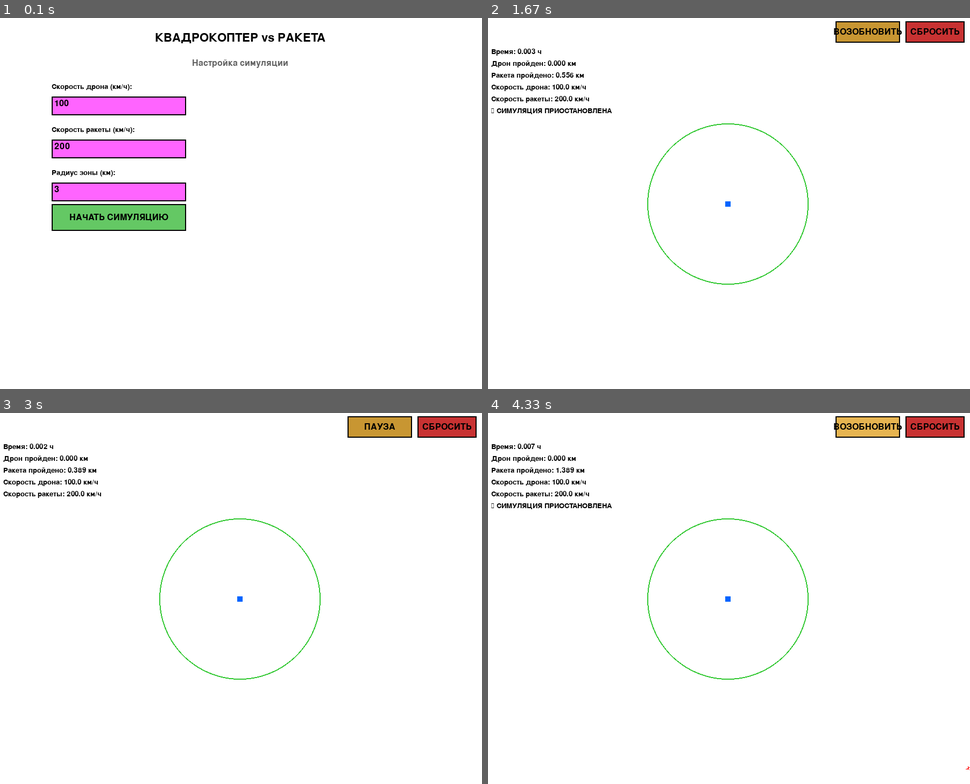
Above: before the commit, frames 1-4 (two rows, left to right).
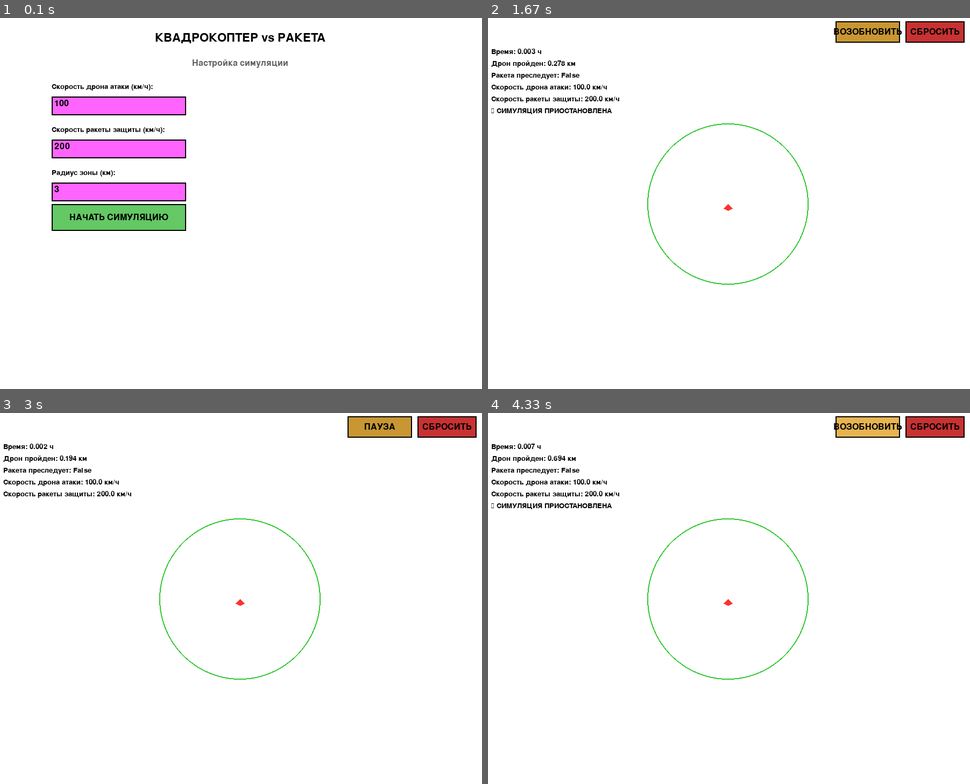
Above: after the commit, the same moments.

Repository: Scykorr/sokolov_pygame_bpla
Game: pygame game, started from main.py
Two runs of this game, one before a commit and one after it. Both use one fixed random seed, a clock stepped at 60 frames per second and the inputs below.
Inputs (mouse positions are in pixels of both pictures, inside the frame that each line leads up to):
- Up to frame 1 (0.1 s): no input
- Up to frame 2 (1.67 s): click "НАЧАТЬ СИМУЛЯЦИЮ" at 0.38 s; click "ПАУЗА" at 0.72 s; click (579, 147) at 1.05 s
- Up to frame 3 (3 s): click "СБРОСИТЬ" at 2.38 s; click "НАЧАТЬ СИМУЛЯЦИЮ" at 2.72 s
- Up to frame 4 (4.33 s): click "СБРОСИТЬ" at 3.05 s; click "НАЧАТЬ СИМУЛЯЦИЮ" at 3.38 s; click "ПАУЗА" at 4.22 s

The runs differ from the first frame. In frame 1, 0.2% of the frame differs, in the area x 22-35%, y 17-32%; in frame 2, 0.4%; in frame 3, 0.4%, in the area x 7-51%, y 11-53%; in frame 4, 0.4%.

Commit message:
Swap roles: drone attacks from edge, rocket defends from center with tracking after detection

Diff:
--- a/main.py
+++ b/main.py
@@ -28,8 +28,6 @@
 font_medium = pygame.font.SysFont(None, 24)
 font_large = pygame.font.SysFont(None, 32)
 
-# Класс кнопки
-
 
 class Button:
     def __init__(self, x, y, width, height, text, color=GRAY, text_color=BLACK):
@@ -53,8 +51,6 @@
 
     def update(self, mouse_pos):
         self.hover = self.rect.collidepoint(mouse_pos)
-
-# Класс текстового поля ввода
 
 
 class InputField:
@@ -68,17 +64,13 @@
         self.error = False
 
     def draw(self, surface):
-        # Рисуем метку
         label_surf = font_small.render(self.label, True, BLACK)
         surface.blit(label_surf, (self.rect.x, self.rect.y - 25))
 
-        # Рисуем поле ввода
-        color = LIGHT_BLUE if self.active else (
-            255, 100, 100 if self.error else 255)
+        color = LIGHT_BLUE if self.active else (255, 100, 100 if self.error else 255)
         pygame.draw.rect(surface, color, self.rect)
         pygame.draw.rect(surface, BLACK, self.rect, 2)
 
-        # Рисуем текст
         text_surf = font_medium.render(self.value, True, BLACK)
         surface.blit(text_surf, (self.rect.x + 5, self.rect.y + 5))
 
@@ -108,11 +100,8 @@
         self.error = False
 
 
-# Состояния приложения
 STATE_SETUP = "setup"
 STATE_RUNNING = "running"
-
-# Главный класс приложения
 
 
 class SimulationApp:
@@ -123,22 +112,14 @@
 
         # Поля ввода
         input_y = 150
-        self.drone_speed_input = InputField(
-            100, input_y, 250, 35, "Скорость дрона (км/ч):", 100)
-        self.missile_speed_input = InputField(
-            100, input_y + 80, 250, 35, "Скорость ракеты (км/ч):", 200)
-        self.zone_radius_input = InputField(
-            100, input_y + 160, 250, 35, "Радиус зоны (км):", 3)
-
-        # Кнопки на экране настройки
-        self.start_button = Button(
-            100, 350, 250, 50, "НАЧАТЬ СИМУЛЯЦИЮ", color=(100, 200, 100))
-
-        # Кнопки на экране симуляции
-        self.pause_button = Button(
-            650, 10, 120, 40, "ПАУЗА", color=(200, 150, 50))
-        self.reset_button = Button(
-            780, 10, 110, 40, "СБРОСИТЬ", color=(200, 50, 50))
+        self.drone_speed_input = InputField(100, input_y, 250, 35, "Скорость дрона атаки (км/ч):", 100)
+        self.missile_speed_input = InputField(100, input_y + 80, 250, 35, "Скорость ракеты защиты (км/ч):", 200)
+        self.zone_radius_input = InputField(100, input_y + 160, 250, 35, "Радиус зоны (км):", 3)
+
+        # Кнопки
+        self.start_button = Button(100, 350, 250, 50, "НАЧАТЬ СИМУЛЯЦИЮ", color=(100, 200, 100))
+        self.pause_button = Button(650, 10, 120, 40, "ПАУЗА", color=(200, 150, 50))
+        self.reset_button = Button(780, 10, 110, 40, "СБРОСИТЬ", color=(200, 50, 50))
 
         # Переменные симуляции
         self.speed_drone_kmh = 100
@@ -156,12 +137,14 @@
         center_x_km = WIDTH / (2 * SCALE)
         center_y_km = HEIGHT / (2 * SCALE)
 
-        self.drone_pos = [center_x_km, center_y_km]
-        self.missile_active = False
-        self.missile_pos = [0.0, 0.0]
-        self.missile_angle = 0.0
-        self.missile_direction_change_timer = 0
-        self.missile_direction_change_interval = random.uniform(2, 6)
+        # Ракета неподвижна в центре
+        self.missile_pos = [center_x_km, center_y_km]
+        # Дрон атакует с края
+        self.drone_active = False
+        self.drone_pos = [0.0, 0.0]
+        self.drone_angle = 0.0
+        self.drone_direction_change_timer = 0
+        self.drone_direction_change_interval = random.uniform(2, 6)
 
         self.explosion = False
         self.explosion_time = 0
@@ -170,12 +153,14 @@
         self.time_elapsed = 0.0
         self.drone_distance = 0.0
         self.missile_distance = 0.0
+        self.drone_detected = False
+        self.tracking_active = False
         self.intercepted = False
         self.simulation_finished = False
         self.simulation_paused = False
 
-    def spawn_missile(self):
-        """Спавн ракеты на краю экрана"""
+    def spawn_drone(self):
+        """Спавн дрона на краю экрана"""
         side = random.choice(['top', 'bottom', 'left', 'right'])
         margin_km = 1.0
         if side == 'top':
@@ -191,29 +176,24 @@
             x = WIDTH / SCALE + margin_km
             y = random.uniform(0, HEIGHT / SCALE)
 
-        angle = math.atan2(self.drone_pos[1] - y, self.drone_pos[0] - x)
+        angle = random.uniform(0, 2 * math.pi)
         return [x, y], angle
 
     def draw_setup_screen(self):
         """Рисует экран настройки"""
         screen.fill(WHITE)
 
-        # Заголовок
         title = font_large.render("КВАДРОКОПТЕР vs РАКЕТА", True, BLACK)
         screen.blit(title, (WIDTH // 2 - title.get_width() // 2, 30))
 
         subtitle = font_medium.render("Настройка симуляции", True, DARK_GRAY)
         screen.blit(subtitle, (WIDTH // 2 - subtitle.get_width() // 2, 80))
 
-        # Поля ввода
         self.drone_speed_input.draw(screen)
         self.missile_speed_input.draw(screen)
         self.zone_radius_input.draw(screen)
-
-        # Кнопка
         self.start_button.draw(screen)
 
-        # Подсказка об ошибках
         if any([self.drone_speed_input.error, self.missile_speed_input.error, self.zone_radius_input.error]):
             error_text = font_small.render("Проверьте значения!", True, RED)
             screen.blit(error_text, (100, 420))
@@ -224,39 +204,45 @@
         """Рисует экран симуляции"""
         screen.fill(WHITE)
 
-        # Кнопки управления
         self.pause_button.text = "ВОЗОБНОВИТЬ" if self.simulation_paused else "ПАУЗА"
         self.pause_button.draw(screen)
         self.reset_button.draw(screen)
 
-        # Преобразование км → пиксели
         def km_to_px(x_km, y_km):
             return int(x_km * SCALE), int(y_km * SCALE)
 
-        # Зона
-        cx, cy = km_to_px(self.drone_pos[0], self.drone_pos[1])
-        pygame.draw.circle(screen, GREEN, (cx, cy),
-                           int(self.zone_radius_km * SCALE), 2)
-
-        # Квадрокоптер
-        pygame.draw.rect(screen, BLUE, (cx - 5, cy - 5, 10, 10))
-
-        # Ракета
-        if self.missile_active and not self.explosion:
-            mx, my = km_to_px(self.missile_pos[0], self.missile_pos[1])
-            pygame.draw.polygon(screen, RED, [
-                (mx, my),
-                (mx - 8 * math.cos(self.missile_angle),
-                 my - 8 * math.sin(self.missile_angle)),
-                (mx - 6 * math.cos(self.missile_angle) - 3 * math.sin(self.missile_angle),
-                 my - 6 * math.sin(self.missile_angle) + 3 * math.cos(self.missile_angle)),
-                (mx - 6 * math.cos(self.missile_angle) + 3 * math.sin(self.missile_angle),
-                 my - 6 * math.sin(self.missile_angle) - 3 * math.cos(self.missile_angle))
+        # Центр (ракета в центре)
+        center_x_km = WIDTH / (2 * SCALE)
+        center_y_km = HEIGHT / (2 * SCALE)
+        cx, cy = km_to_px(center_x_km, center_y_km)
+
+        # Зона вокруг ракеты
+        pygame.draw.circle(screen, GREEN, (cx, cy), int(self.zone_radius_km * SCALE), 2)
+
+        # Ракета (неподвижная в центре)
+        pygame.draw.polygon(screen, RED, [
+            (cx, cy),
+            (cx + 8, cy + 8),
+            (cx, cy + 12),
+            (cx - 8, cy + 8)
+        ])
+
+        # Дрон (атакует с края)
+        if self.drone_active and not self.explosion:
+            dx, dy = km_to_px(self.drone_pos[0], self.drone_pos[1])
+            pygame.draw.polygon(screen, BLUE, [
+                (dx, dy),
+                (dx - 8 * math.cos(self.drone_angle),
+                 dy - 8 * math.sin(self.drone_angle)),
+                (dx - 6 * math.cos(self.drone_angle) - 3 * math.sin(self.drone_angle),
+                 dy - 6 * math.sin(self.drone_angle) + 3 * math.cos(self.drone_angle)),
+                (dx - 6 * math.cos(self.drone_angle) + 3 * math.sin(self.drone_angle),
+                 dy - 6 * math.sin(self.drone_angle) - 3 * math.cos(self.drone_angle))
             ])
 
-        # Взрыв
+        # Взрыв (в центре, у ракеты)
         if self.explosion:
-            ex, ey = km_to_px(self.missile_pos[0], self.missile_pos[1])
+            ex, ey = cx, cy
             radius = int(20 * (self.explosion_time / self.explosion_duration))
             pygame.draw.circle(screen, YELLOW, (ex, ey), radius)
             pygame.draw.circle(screen, RED, (ex, ey), radius // 2)
@@ -265,9 +251,9 @@
         info_lines = [
             f"Время: {self.time_elapsed:.3f} ч",
             f"Дрон пройден: {self.drone_distance:.3f} км",
-            f"Ракета пройдено: {self.missile_distance:.3f} км",
-            f"Скорость дрона: {self.speed_drone_kmh} км/ч",
-            f"Скорость ракеты: {self.speed_missile_kmh} км/ч",
+            f"Ракета преследует: {self.tracking_active}",
+            f"Скорость дрона атаки: {self.speed_drone_kmh} км/ч",
+            f"Скорость ракеты защиты: {self.speed_missile_kmh} км/ч",
         ]
 
         if self.simulation_paused:
@@ -275,9 +261,9 @@
 
         if self.simulation_finished:
             if self.intercepted:
-                info_lines.append("✅ РАКЕТА ПЕРЕХВАЧЕНА!")
+                info_lines.append("✅ ДРОН ПЕРЕХВАЧЕН РАКЕТОЙ!")
             else:
-                info_lines.append("❌ РАКЕТА УШЛА!")
+                info_lines.append("❌ ДРОН ИЗБЕЖАЛ ПЕРЕХВАТА!")
 
         for i, line in enumerate(info_lines):
             text = font_small.render(line, True, BLACK)
@@ -291,46 +277,51 @@
             return
 
         dt = 1.0
-
-        # Обновление времени
         self.time_elapsed += dt / 3600.0
 
-        # Спавн ракеты
-        if not self.missile_active:
-            self.missile_pos, self.missile_angle = self.spawn_missile()
-            self.missile_active = True
-
-        # Движение ракеты
-        if self.missile_active and not self.explosion:
-            self.missile_direction_change_timer += dt
-            if self.missile_direction_change_timer >= self.missile_direction_change_interval:
+        # Спавн дрона
+        if not self.drone_active:
+            self.drone_pos, self.drone_angle = self.spawn_drone()
+            self.drone_active = True
+
+        # Движение дрона (случайное)
+        if self.drone_active and not self.explosion:
+            self.drone_direction_change_timer += dt
+            if self.drone_direction_change_timer >= self.drone_direction_change_interval:
                 turn = random.uniform(-math.pi / 6, math.pi / 6)
-                self.missile_angle += turn
-                self.missile_direction_change_timer = 0
-                self.missile_direction_change_interval = random.uniform(2, 6)
-
-            dx = math.cos(self.missile_angle) * self.speed_missile * dt
-            dy = math.sin(self.missile_angle) * self.speed_missile * dt
-            self.missile_pos[0] += dx
-            self.missile_pos[1] += dy
-            self.missile_distance += self.speed_missile * dt
-
-        # Движение дрона
-        if self.missile_active and not self.explosion:
-            dist_to_missile = math.hypot(
+                self.drone_angle += turn
+                self.drone_direction_change_timer = 0
+                self.drone_direction_change_interval = random.uniform(2, 6)
+
+            dx = math.cos(self.drone_angle) * self.speed_drone * dt
+            dy = math.sin(self.drone_angle) * self.speed_drone * dt
+            self.drone_pos[0] += dx
+            self.drone_pos[1] += dy
+            self.drone_distance += self.speed_drone * dt
+
+            # Проверка: дрон вошел в зону ракеты?
+            dist_to_rocket = math.hypot(
+                self.drone_pos[0] - self.missile_pos[0],
+                self.drone_pos[1] - self.missile_pos[1])
+            if dist_to_rocket <= self.zone_radius_km and not self.drone_detected:
+                self.drone_detected = True
+                self.tracking_active = True
+
+        # Движение ракеты (преследование, если дрон обнаружен)
+        if self.tracking_active and not self.explosion:
+            dist_to_drone = math.hypot(
                 self.missile_pos[0] - self.drone_pos[0],
                 self.missile_pos[1] - self.drone_pos[1])
 
-            if dist_to_missile <= self.zone_radius_km:
-                if dist_to_missile > 0:
-                    dir_x = (self.missile_pos[0] -
-                             self.drone_pos[0]) / dist_to_missile
-                    dir_y = (self.missile_pos[1] -
-                             self.drone_pos[1]) / dist_to_missile
-                    self.drone_pos[0] += dir_x * self.speed_drone * dt
-                    self.drone_pos[1] += dir_y * self.speed_drone * dt
-                    self.drone_distance += self.speed_drone * dt
-
+            if dist_to_drone > 0:
+                # Направление к дрону
+                dir_x = (self.drone_pos[0] - self.missile_pos[0]) / dist_to_drone
+                dir_y = (self.drone_pos[1] - self.missile_pos[1]) / dist_to_drone
+                self.missile_pos[0] += dir_x * self.speed_missile * dt
+                self.missile_pos[1] += dir_y * self.speed_missile * dt
+                self.missile_distance += self.speed_missile * dt
+
+                # Проверка перехвата
                 new_dist = math.hypot(
                     self.missile_pos[0] - self.drone_pos[0],
                     self.missile_pos[1] - self.drone_pos[1])
@@ -358,7 +349,6 @@
             if event.type == pygame.MOUSEBUTTONDOWN:
                 self.start_button.update(event.pos)
                 if self.start_button.is_clicked(event.pos):
-                    # Проверка значений
                     drone_val = self.drone_speed_input.get_value()
                     missile_val = self.missile_speed_input.get_value()
                     zone_val = self.zone_radius_input.get_value()
@@ -416,7 +406,6 @@
         sys.exit()
 
 
-# Запуск приложения
 if __name__ == "__main__":
     app = SimulationApp()
     app.run()
